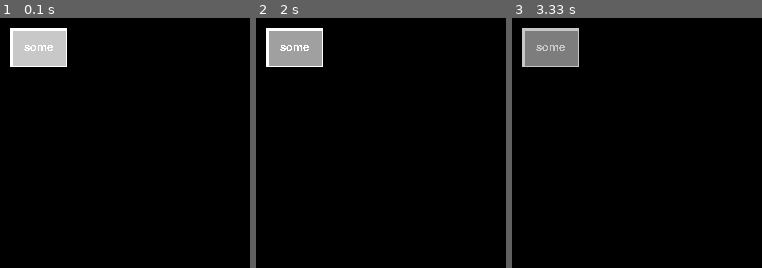
Above: before the commit, frames 1-3 (left to right).
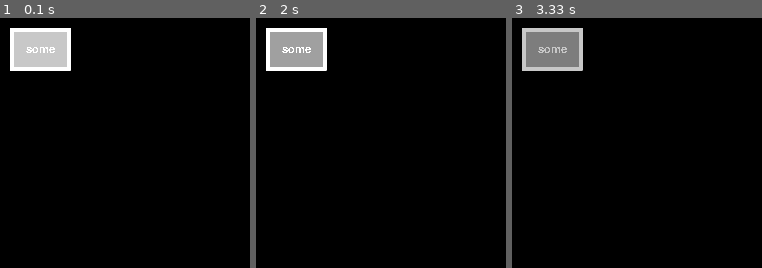
Above: after the commit, the same moments.

Repository: MihailChert/pygame_widgets
Game: pygame game, started from test_button.py
Same seed, same stepped clock (60 frames per second), same inputs: the game is played once before the commit and once after it.
Inputs (mouse positions are % of the whole screen's width and height, from its top left):
- Up to frame 1 (0.1 s): no input
- Up to frame 2 (2 s): press the mouse at (8, 6) at 0.37 s; move the mouse to (13, 21) at 0.47 s; release the mouse at (19, 35) at 0.6 s; click (8, 6) at 1.72 s
- Up to frame 3 (3.33 s): press the mouse at (8, 6) at 2.03 s; move the mouse to (28, 46) at 2.13 s; release the mouse at (48, 86) at 2.27 s; click (8, 6) at 2.88 s; press the mouse at (8, 6) at 3.2 s; move the mouse to (48, 32) at 3.3 s
The pictures show only the part of the screen within x 0-50%, y 0-50%; the shares and areas given below are measured in that part.

The runs differ from the first frame. In frame 1, 1.1% of the frame differs, in the area x 4-29%, y 4-22%; in frame 2, 1.1%; in frame 3, 1.1%.

Commit message:
Fix bug on drawing border. Bottom right point be shifted on 2px.

Diff:
--- a/modules.py
+++ b/modules.py
@@ -5,7 +5,7 @@
 
 import pygame
 
-
+import pdb
 class Padding:
     """Internal indent of object.
 
@@ -366,12 +366,12 @@
         """
         switcher = True
         try:
-            iter_y = cycle([0, self._parent.client_rectangle.h])
-            iter_x = cycle([0, self._parent.client_rectangle.w])
+            iter_y = cycle([0, self._parent.client_rectangle.h-2])
+            iter_x = cycle([0, self._parent.client_rectangle.w-2])
         except AttributeError as ex:
             if isinstance(self._parent, pygame.Surface):
-                iter_y = cycle([0, self._parent.get_height()])
-                iter_x = cycle([0, self._parent.get_width()])
+                iter_y = cycle([0, self._parent.get_height()-1])
+                iter_x = cycle([0, self._parent.get_width()-1])
             else:
                 raise ex
         pos_x = next(iter_x)
@@ -392,6 +392,7 @@
         start_point = next(points_iter)
         for line, color in self:
             end_point = next(points_iter)
+            # pdb.set_trace()
             if hasattr(self._parent, 'surface'):
                 pygame.draw.line(self._parent.surface, color, start_point, end_point, line)
             else:
--- a/test_button.py
+++ b/test_button.py
@@ -16,7 +16,7 @@
 
 display = pygame.display.set_mode(DISPLAY_SIZE)
 clock = pygame.time.Clock()
-button = EventlessButton(display, (10, 10), None, 'some', (200, 200, 200), 'c', target=foo)
+button = EventlessButton(display, (10, 10), None, 'some', (200, 200, 200), 'c', target=foo, borders=3)
 
 while True:
     clock.tick(FPS)
